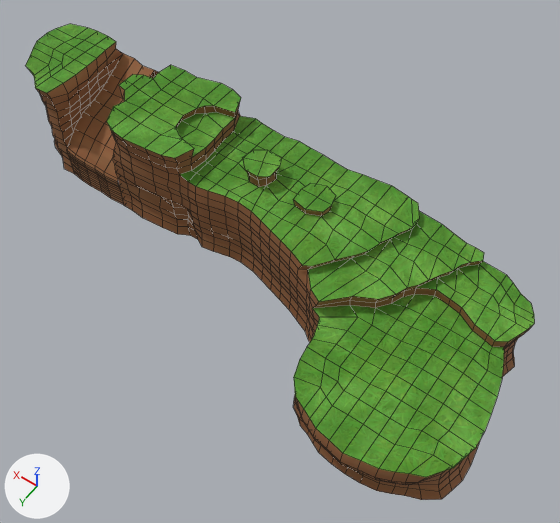
Two versions of the FBX model Content/Proef_proeve/Mesh/lvl1/lvl1_plat020.FBX, one commit apart.
One viewpoint serves both versions: a 50 mm lens placed at (-34.3, 105.7, 200.0), pointed at (49.9, -12.2, 14.7). The axes (+X, +Y, +Z) are drawn at lower left. The lights are the same throughout. Mesh edges are drawn as thin lines. Where no turn or scale is listed for an object, it has been applied to the vertices. Vertices at the same position are counted once.

Before the edit, the objects in view are built like this:
```python
me_mesh = bpy.data.meshes.new('Mesh')
me_mesh.from_pydata(...)  # 397 vertices, 274 faces; spans x -26.0..162.0, y -47.0..31.0, z 20.0..40.0
me_mesh.materials.append(mat_02___default)  # picture img_grass_01_jpg
me_mesh_001 = bpy.data.meshes.new('Mesh.001')
me_mesh_001.from_pydata(...)  # 1413 vertices, 1168 faces; spans x -26.0..162.0, y -47.0..32.0, z 0.0..40.0
me_mesh_001.materials.append(mat_01___default)
ob_lvl1_plat_020 = bpy.data.objects.new('lvl1_plat_020', me_mesh_001)
ob_lvl1_plat_020.location = (0.0, 0.0, 0.0)
ob_lvl1_plat_020_grass = bpy.data.objects.new('lvl1_plat_020_grass', me_mesh)
ob_lvl1_plat_020_grass.location = (0.0, 0.0, 0.0)
```
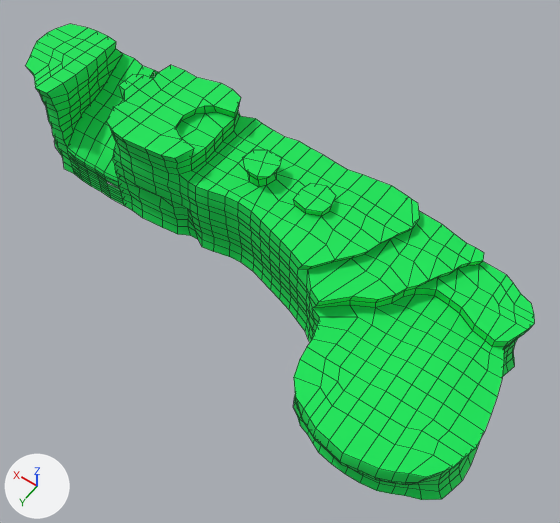
Commit message: plat 20 new+ blueprint

Changed parts and their boxes (x1, y1, x2, y2) in the pictures (560 x 523 px; the box of a moved part takes in the faces that stretch with it):
'lvl1_plat_020_grass', recoloured
    both: (26, 24, 535, 477)
part 1 of me_mesh_001, moved or reshaped
    both: (67, 147, 123, 201)
part 2 of me_mesh_001, recoloured (brown to green)
    both: (36, 42, 535, 500)

The change, as a list of edits to the scene's bpy script:
```text
Add mat_07___default:
    mat_07___default = principled_material('07 - Default')
    mat_07___default.base_color = (0.0, 0.788, 0.0941)  # green #00e656
    mat_07___default.roughness = 0.859
Change me_mesh_001:
    used by ob_lvl1_plat_020; location = (0.0, 0.0, 0.0)
    remove me_mesh_001.from_pydata(...)  # 1413 vertices, 1168 faces; spans x -26.0..162.0, y -47.0..32.0, z 0.0..40.0
    add me_mesh_001.from_pydata(...)  # 1412 vertices, 1167 faces; spans x -26.0..162.0, y -47.0..32.0, z 0.0..40.0
    me_mesh_001 part 1
    5 vertices are removed from x 115.0..139.0, y -11.0..-10.0, z 4.0..11.0
    16 faces are deleted
    2 vertices move from x 139.0, y -11.0, z 6.0..9.0 to x 139.0, y -11.0, z 5.0..8.0
    4 vertices are added at (139.0, -11.0, 12.0), (115.0, -10.0, 12.0), (115.0, -10.0, 3.0), (139.0, -11.0, 3.0)
    15 new faces join them
    me_mesh_001 part 2: 1152 faces spanning x -26.0..162.0, y -47.0..32.0, z 0.0..40.0 switch from mat_01___default to mat_07___default (green #00e656)
Change me_mesh:
    where me_mesh.from_pydata(...)  # 397 vertices, 274 faces; spans x -26.0..162.0, y -47.0..31.0, z 20.0..40.0
    remove me_mesh.materials.append(mat_02___default)  # picture img_grass_01_jpg
    add me_mesh.materials.append(mat_07___default)  # green #00e656
```
